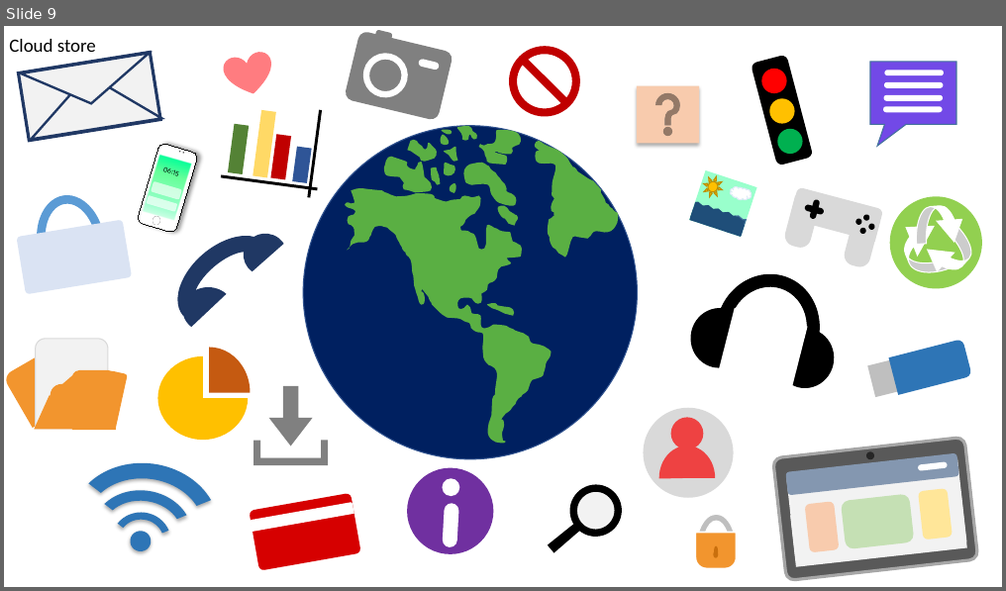
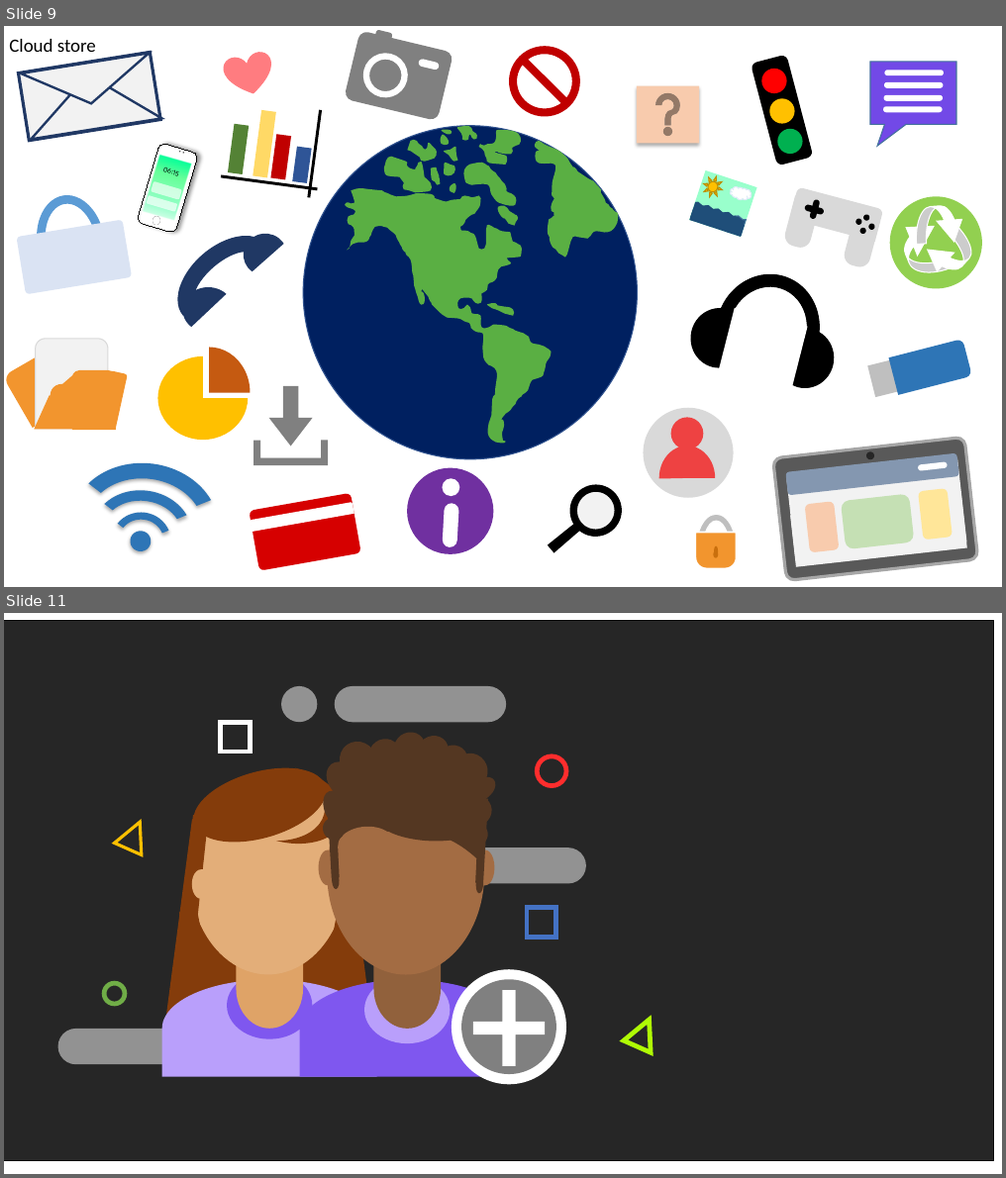
Before and after one commit to ArianeBarros/Projeto-Inova, a slide deck: Imagens/fundinho.pptx. Shown one above the other, each under a label of ours: slide 9 before the commit, slides 9 and 11 after it; the slides between them are not shown. The pictures are 1006x591 and 1006x1178 pixels, drawn with LibreOffice and Linux fonts; fonts in the diff are those of the drawing; grey boxes stand for pictures; background and template pictures are left out. Boxes give left, top, right and bottom in pixels: in the first picture for what was removed or moved away, otherwise in the second. Text is boxed around its words. In the diff, an @@ line names an element or a change of style, - is before the commit and + after.

Commit message:
20/05

```diff
--- a/Imagens/fundinho.pptx
+++ b/Imagens/fundinho.pptx
@@ slide 11 added at (4, 613, 1002, 1174), background #FFFFFF @@
@@ rectangle added at (4, 627, 302, 872), fill #B99FFB, outline #43739E 1 pt @@
@@ rectangle added at (4, 621, 994, 1161), fill #262626, outline #000000 1 pt @@
@@ group added at (57, 686, 662, 1085): 25 ellipses, 11 flow chart delays, 6 rectangles, 3 rounded rectangles, 3 trapezoids, 2 moons, 2 triangles, 1 plus sign @@
```
Also in this commit, not shown: 1 slide removed.
